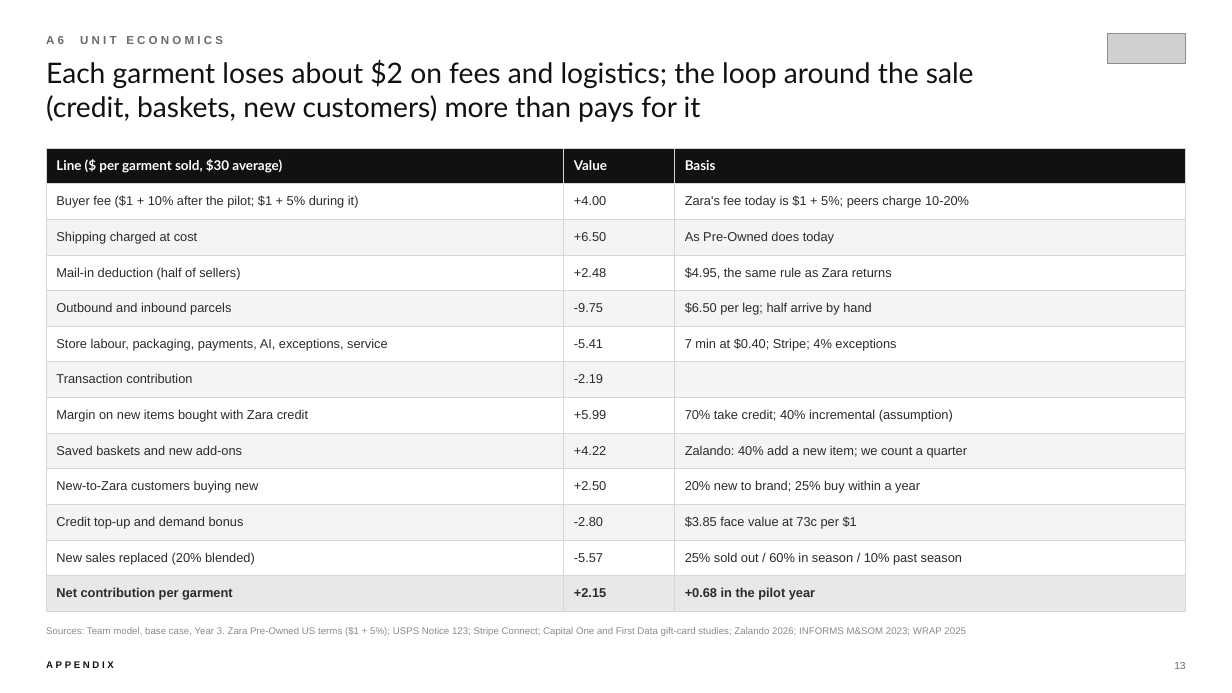
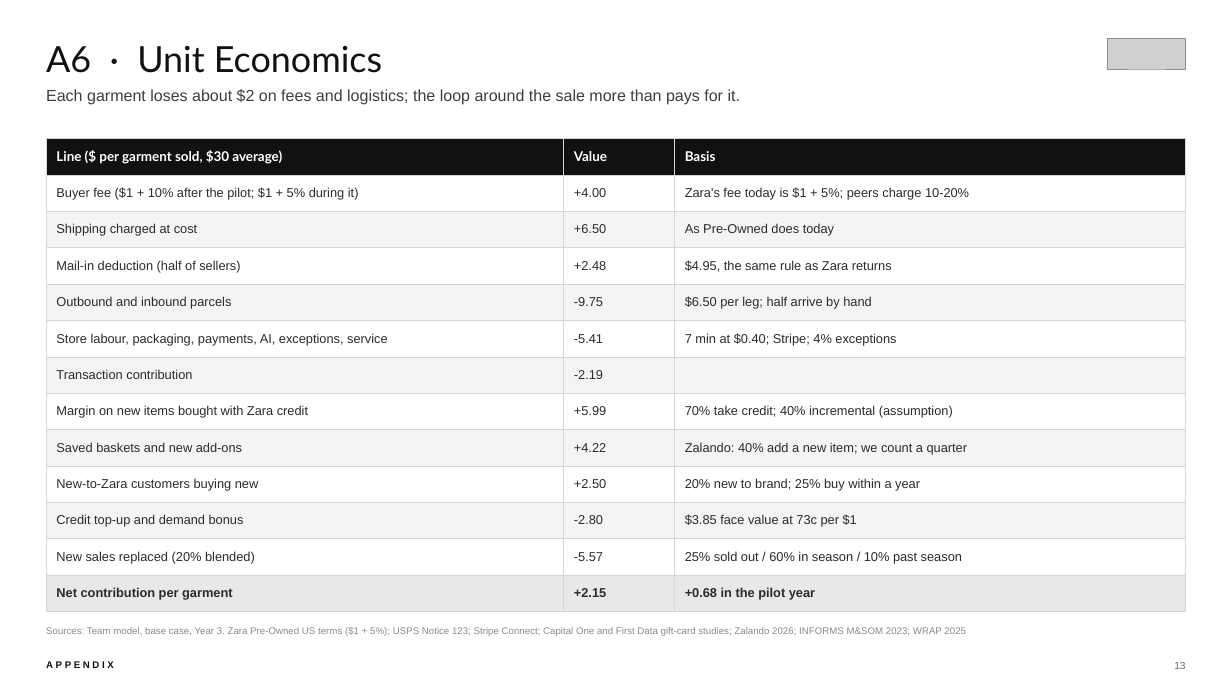
Before and after one commit to aryaKanna09/sparta-state-engine, a slide deck: slide 13 of zara-case-mockup/deck/ZARA_ReLoop_Deck.pptx. Drawn at 1232x693 pixels with LibreOffice and Linux fonts; fonts in the diff are those of the drawing; grey boxes stand for pictures. Boxes give left, top, right and bottom in pixels: in the first picture for what was removed or moved away, otherwise in the second. Text is boxed around its words. In the diff, an @@ line names an element or a change of style, - is before the commit and + after.

```diff
--- a/zara-case-mockup/deck/ZARA_ReLoop_Deck.pptx
+++ b/zara-case-mockup/deck/ZARA_ReLoop_Deck.pptx
@@ text "A6 · Unit Economics" at (x1=46, y1=46, x2=382, y2=73): vertical alignment top to bottom @@
@@ text at (x1=46, y1=46, x2=382, y2=73): text changed; size 9 to 28 pt; font Arial to Lato; text colour #6B6B6B to #111111; bold off @@
-A6 UNIT ECONOMICS
+A6 · Unit Economics
@@ picture moved from (x1=1107, y1=33, x2=1186, y2=64) to (x1=1107, y1=39, x2=1186, y2=69) @@
@@ text at (x1=46, y1=89, x2=740, y2=105): text changed; size 22 to 12.5 pt; font Lato to Arial; text colour #111111 to #3D3D3D @@
-Each garment loses about $2 on fees and logistics; the loop around the sale (credit, baskets, new customers) more than pays for it
+Each garment loses about $2 on fees and logistics; the loop around the sale more than pays for it.
@@ table resized from (x1=46, y1=148, x2=1186, y2=604) to (x1=46, y1=139, x2=1186, y2=604) @@
```
Also in this commit, not shown: 17 other slides changed, 3 other files.
